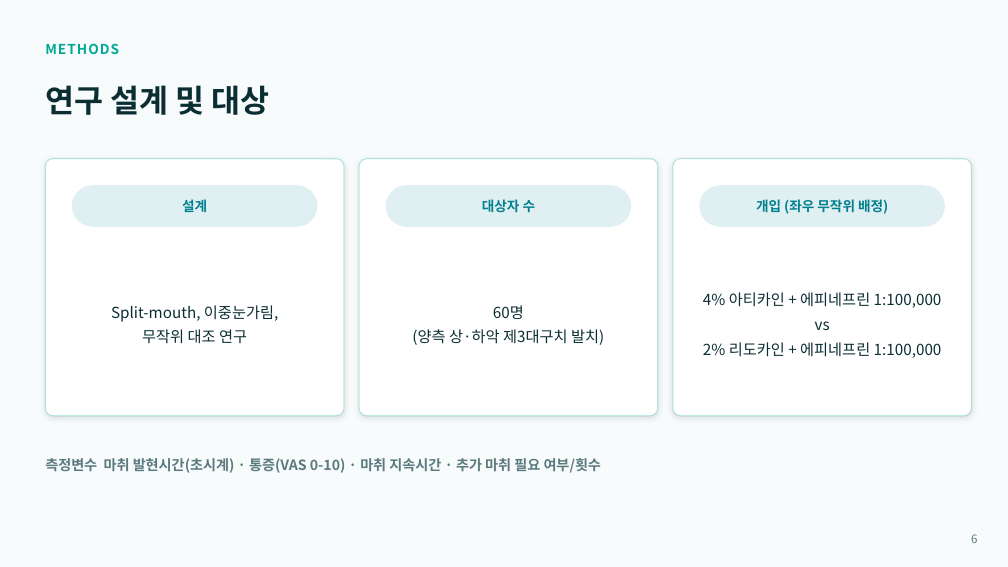
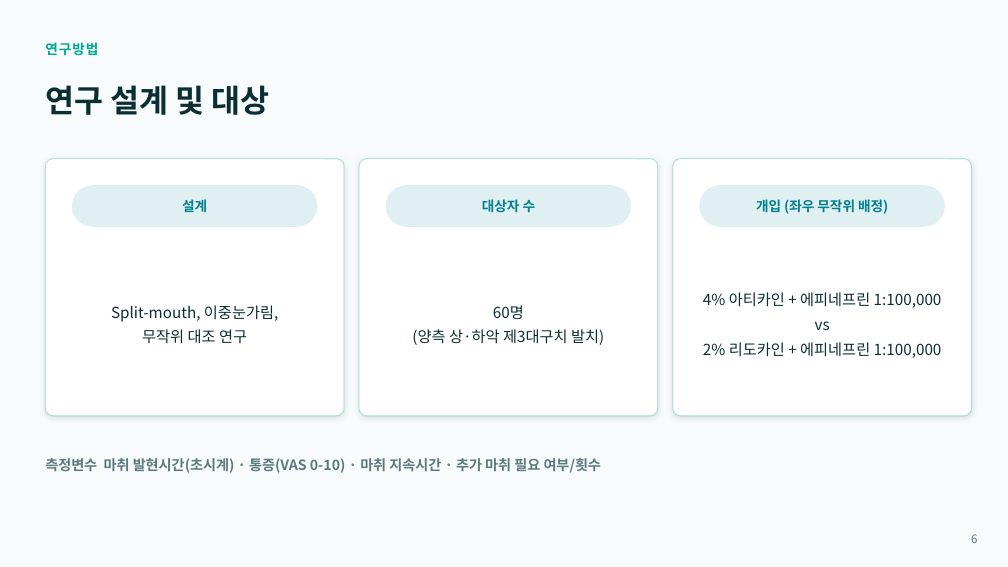
Before and after one commit to yojokem/-, a slide deck: slide 6 of 치과약리학실험2-논문발표/치과약리학실험2_논문발표.pptx. Drawn at 1008x567 pixels with LibreOffice and Linux fonts; fonts in the diff are those of the drawing. Boxes give left, top, right and bottom in pixels: in the first picture for what was removed or moved away, otherwise in the second. Text is boxed around its words. In the diff, an @@ line names an element or a change of style, - is before the commit and + after.

```diff
--- a/치과약리학실험2-논문발표/치과약리학실험2_논문발표.pptx
+++ b/치과약리학실험2-논문발표/치과약리학실험2_논문발표.pptx
@@ text at bbox=[45, 42, 98, 56]: text changed @@
-METHODS
+연구방법
```
Also in this commit, not shown: 10 other slides changed, 1 other file.
